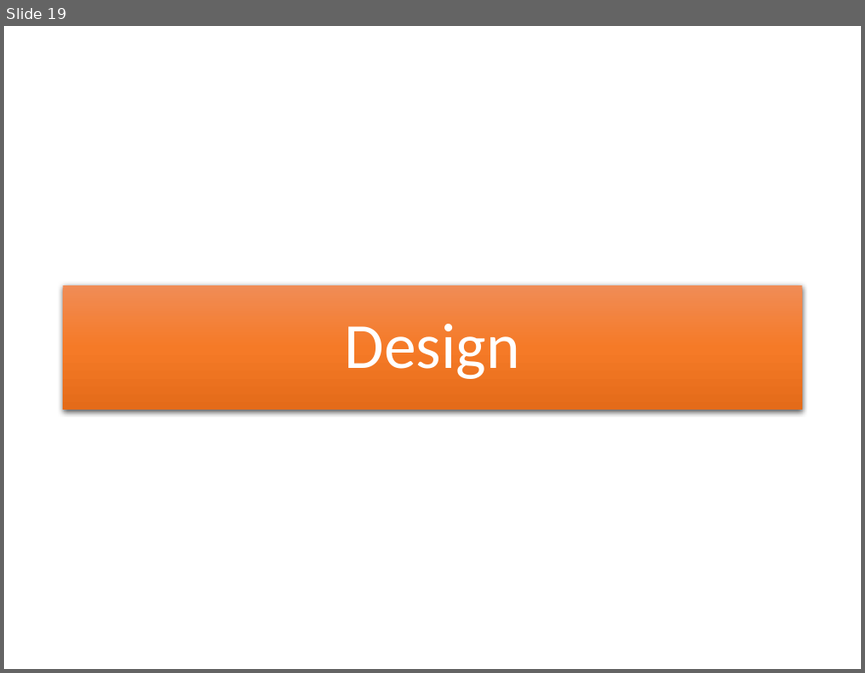
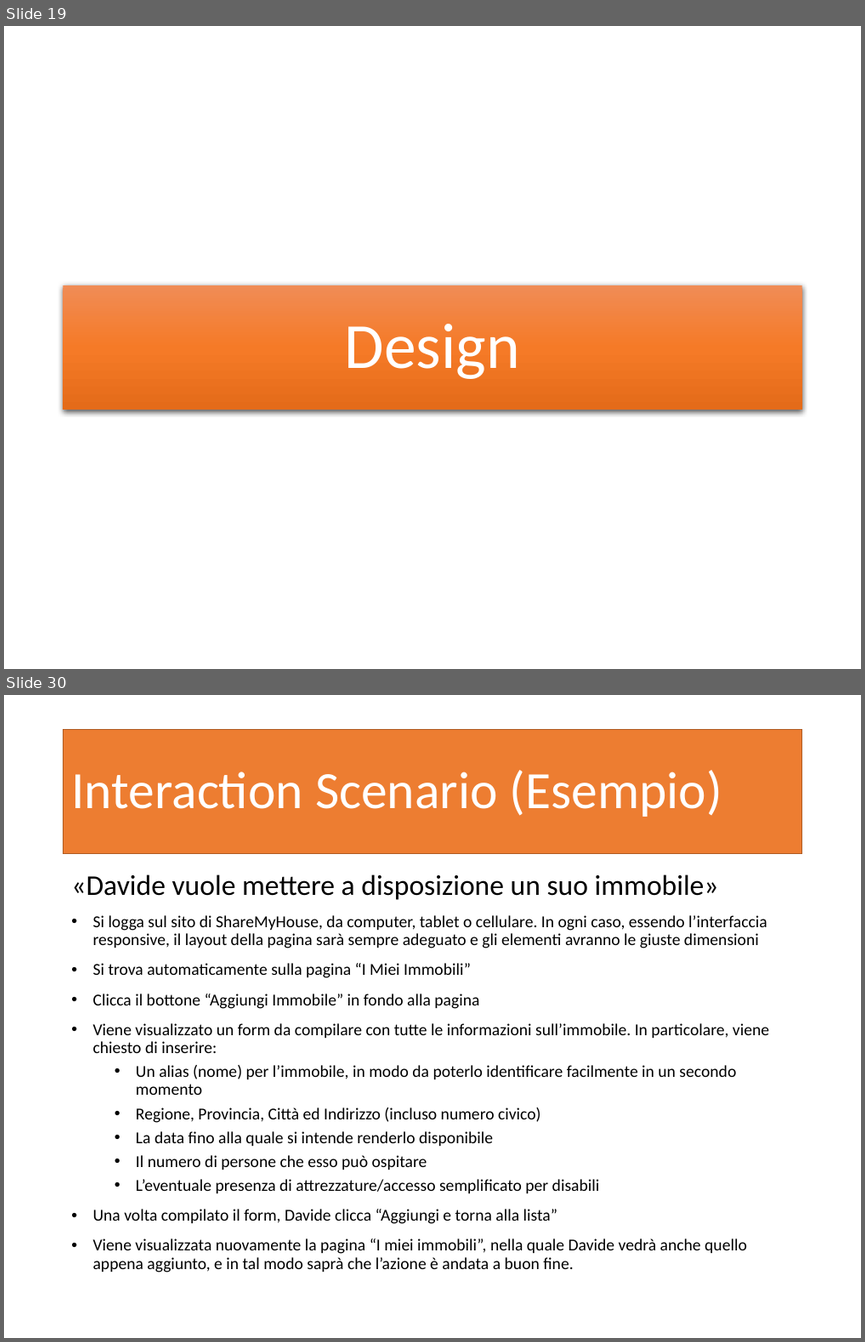
Before and after one commit to garjilius/ShareMyHouse, a slide deck: Documentazione/PresentazioneShareMyHouse.pptx. Shown one above the other, each under a label of ours: slide 19 before the commit, slides 19 and 30 after it; the slides between them are not shown. The pictures are 865x673 and 865x1342 pixels, drawn with LibreOffice and Linux fonts; fonts in the diff are those of the drawing. Boxes give left, top, right and bottom in pixels: in the first picture for what was removed or moved away, otherwise in the second. Text is boxed around its words. In the diff, an @@ line names an element or a change of style, - is before the commit and + after.

Commit message:
Aggiunta fase di design alla presentazione

```diff
--- a/Documentazione/PresentazioneShareMyHouse.pptx
+++ b/Documentazione/PresentazioneShareMyHouse.pptx
@@ slide 30 added at [4,695,861,1338], background #FFFFFF @@
@@ title added at [64,729,801,853], fill #ED7D31, outline #AF5C24 1 pt, 44 pt, text #FFFFFF @@
+Interaction Scenario (Esempio)
@@ text added at [71,874,769,1272], 14 pt, text #000000 @@
+«Davide vuole mettere a disposizione un suo immobile»
+• Si logga sul sito di ShareMyHouse, da computer, tablet o cellulare. In ogni caso, essendo l’interfaccia responsive, il layout della pagina sarà sempre adeguato e gli elementi avranno le giuste dimensioni
+• Si trova automaticamente sulla pagina “I Miei Immobili”
+• Clicca il bottone “Aggiungi Immobile” in fondo alla pagina
+• Viene visualizzato un form da compilare con tutte le informazioni sull’immobile. In particolare, viene chiesto di inserire:
+  • Un alias (nome) per l’immobile, in modo da poterlo identificare facilmente in un secondo momento
+  • Regione, Provincia, Città ed Indirizzo (incluso numero civico)
+  • La data fino alla quale si intende renderlo disponibile
+  • Il numero di persone che esso può ospitare
+  • L’eventuale presenza di attrezzature/accesso semplificato per disabili
+• Una volta compilato il form, Davide clicca “Aggiungi e torna alla lista”
+• Viene visualizzata nuovamente la pagina “I miei immobili”, nella quale Davide vedrà anche quello appena aggiunto, e in tal modo saprà che l’azione è andata a buon fine.
```
Also in this commit, not shown: 1 slide changed, 12 other slides added, 2 other files.
